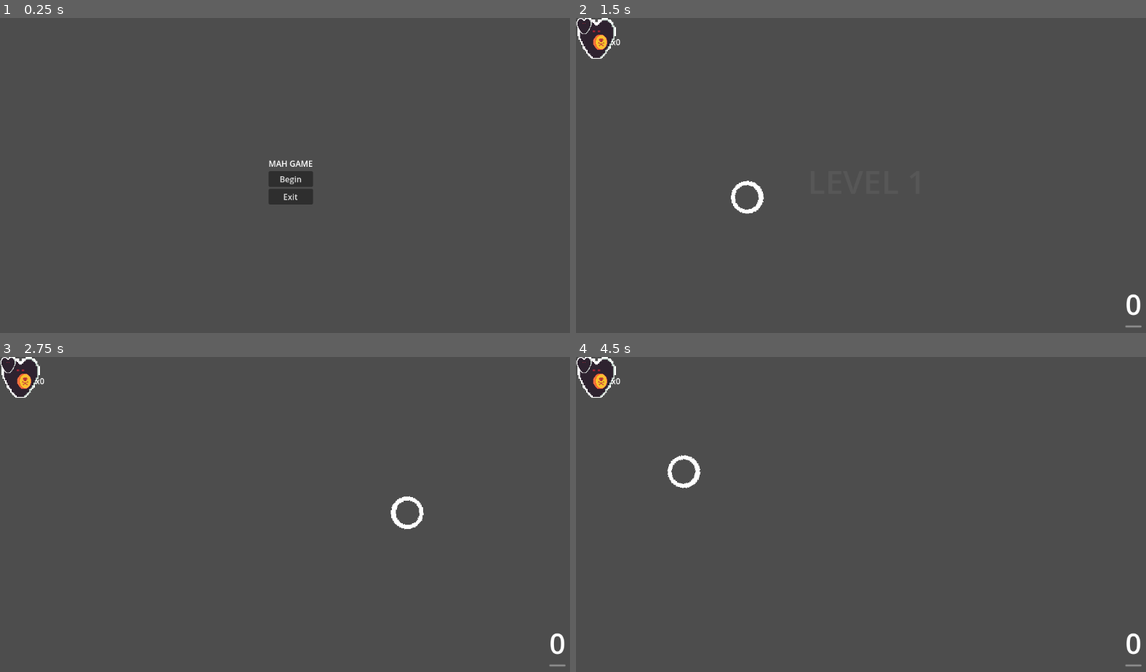
Above: before the commit, frames 1-4 (two rows, left to right).
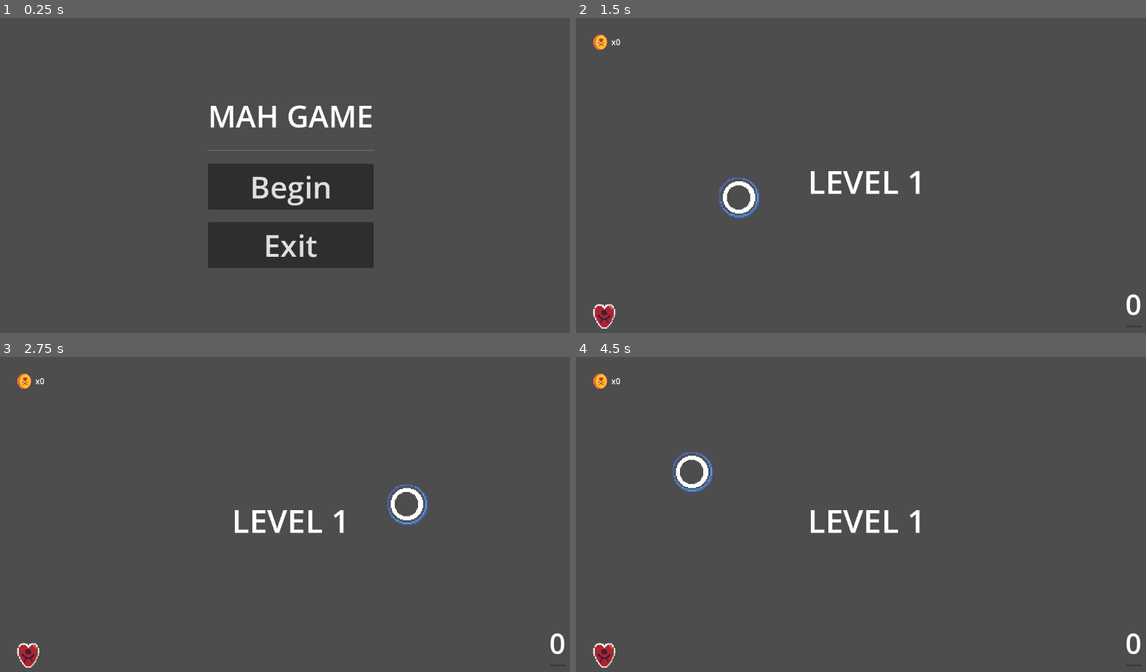
Above: after the commit, the same moments.

Repository: QuiescentTrip/Tavern-GameJam
Game: Godot game, scene res://Title.tscn
Same seed, same stepped clock (60 frames per second), same inputs: the game is played once before the commit and once after it. Sound files missing from this copy of the repository are replaced by a short silence.
Inputs (mouse positions are in pixels of both pictures, inside the frame that each line leads up to):
- Up to frame 1 (0.25 s): no input
- Up to frame 2 (1.5 s): click "Begin" at 0.5 s; move the mouse to (992, 166) at 1.27 s; hold D (right) from 1.28 s (still down); click (992, 166) at 1.35 s
- Up to frame 3 (2.75 s): tap Enter at 2 s; move the mouse to (176, 536) at 2.02 s; release D (right) at 2.03 s; hold S (down) from 2.03 s (still down); right-click (176, 536) at 2.1 s
- Up to frame 4 (4.5 s): tap Space at 2.75, 4.25 s; move the mouse to (923, 448) at 2.77 s; release S (down) at 2.78 s; hold D (right) 2.78-3.53 s; click (923, 448) at 2.85 s; tap Enter at 3.5 s; move the mouse to (838, 586) at 3.52 s; hold W (up) 3.53-4.28 s; right-click (838, 586) at 3.6 s; move the mouse to (1043, 568) at 4.27 s; hold A (left) from 4.28 s (still down); click (1043, 568) at 4.35 s

The runs differ from the first frame. In frame 1, 8.9% of the frame differs, in the area x 36-66%, y 27-80%; in frame 2, 1.9%; in frame 3, 1.9%; in frame 4, 2.0%.
Error after the commit: Parse Error: Function "_input" has the same name as a previously declared function. (res://Player/Player.gd:70)

Commit message:
gameover

Diff:
--- a/Godot/GUI/GUI.gd
+++ b/Godot/GUI/GUI.gd
@@ -8,6 +8,7 @@
 @onready var progress_label = $MarginContainer/VBoxContainer/HBoxContainer2/VBoxContainer/ProgressLabel
 @onready var bar = $MarginContainer/VBoxContainer/HBoxContainer2/VBoxContainer/ProgressBar
 @onready var level_label = $MarginContainer/CenterContainer/Level
+
 
 @onready var leveltimer = get_parent().get_node("LevelTimer")
 @onready var song_1 = get_parent().get_node("Music1")
@@ -43,8 +44,11 @@
 
 func _physics_process(_delta):
 	if GlobalVariables.paused:
-		leveltimer.stop()
+		leveltimer.paused = true
 		return
+	else:
+		leveltimer.paused = false
+
 	progress_label.text = str(int(leveltimer.time_left))
 	if player != null:
 		bar.value = player.shield
@@ -64,3 +68,4 @@
 			self.coins -= coins
 	else:
 		self.coins += coins
+	GlobalVariables.coins = self.coins
--- a/Godot/GUI/GUI.tscn
+++ b/Godot/GUI/GUI.tscn
@@ -1,8 +1,7 @@
-[gd_scene load_steps=4 format=3 uid="uid://c7b04mt1cd4ao"]
+[gd_scene load_steps=3 format=3 uid="uid://c7b04mt1cd4ao"]
 
 [ext_resource type="Texture2D" uid="uid://bnuqjn0m1qvje" path="res://sprites/coin.png" id="1_swf2a"]
 [ext_resource type="Script" path="res://GUI/GUI.gd" id="1_ut6e6"]
-[ext_resource type="PackedScene" uid="uid://ds0eon55ea5ir" path="res://GUI/Health_UI.tscn" id="3_yxki8"]
 
 [node name="GUI" type="CanvasLayer"]
 script = ExtResource("1_ut6e6")
@@ -50,9 +49,7 @@
 layout_mode = 2
 size_flags_horizontal = 8
 size_flags_vertical = 8
-theme_override_constants/separation = 964
-
-[node name="Health_UI" parent="MarginContainer/VBoxContainer/HBoxContainer2" instance=ExtResource("3_yxki8")]
+theme_override_constants/separation = 939
 
 [node name="VBoxContainer" type="VBoxContainer" parent="MarginContainer/VBoxContainer/HBoxContainer2"]
 layout_direction = 2
--- a/Godot/GUI/Health_UI.gd
+++ b/Godot/GUI/Health_UI.gd
@@ -3,18 +3,20 @@
 @onready var full_hearts = $Full_hearts
 @onready var empty_hearts = $Empty_hearts
 
-
 # Called when the node enters the scene tree for the first time.
 func _ready():
-	full_hearts.hide()
-	print(GlobalVariables.max_hearts)
-	#empty_hearts.size.x = 32 * GlobalVariables.max_hearts
-	#full_hearts.size.x = 32 * GlobalVariables.hearts
+	GlobalSignals.continued.connect(_continued)
+	empty_hearts.size.x = 32 * GlobalVariables.max_hearts
+	full_hearts.size.x = 32 * GlobalVariables.hearts
 	GlobalSignals.update_heart.connect(_update_hearts)
 
+func _continued():
+	full_hearts.show()
 
 func _update_hearts(hearts, negative):
 	if negative:
 		full_hearts.size.x -= 32 * hearts
-	if !negative:
+		if GlobalVariables.hearts - hearts == 0:
+			full_hearts.hide()
+	elif !negative:
 		full_hearts.size.x += 32 * hearts
--- a/Godot/GUI/Health_UI.tscn
+++ b/Godot/GUI/Health_UI.tscn
@@ -9,24 +9,20 @@
 
 [node name="Empty_hearts" type="TextureRect" parent="."]
 texture_filter = 1
-anchors_preset = 15
-anchor_right = 1.0
-anchor_bottom = 1.0
-offset_right = -1120.0
-offset_bottom = -616.0
-grow_horizontal = 2
-grow_vertical = 2
+offset_left = 32.0
+offset_top = 568.0
+offset_right = 64.0
+offset_bottom = 600.0
+scale = Vector2(1.5, 1.5)
 texture = ExtResource("2_wx20w")
 stretch_mode = 1
 
 [node name="Full_hearts" type="TextureRect" parent="."]
 texture_filter = 1
-anchors_preset = 15
-anchor_right = 1.0
-anchor_bottom = 1.0
-offset_right = -1120.0
-offset_bottom = -616.0
-grow_horizontal = 2
-grow_vertical = 2
+offset_left = 32.0
+offset_top = 568.0
+offset_right = 64.0
+offset_bottom = 600.0
+scale = Vector2(1.5, 1.5)
 texture = ExtResource("3_qqjwg")
 stretch_mode = 1
--- a/Godot/GUI/game_over.gd
+++ b/Godot/GUI/game_over.gd
@@ -10,3 +10,9 @@
 	if GlobalVariables.coins >= 10:
 		GlobalSignals.update_coins.emit(10, 1)
 		GlobalSignals.continued.emit()
+		GlobalSignals.resetglobal.emit()
+
+
+func _on_main_menu_pressed():
+	GlobalSignals.resetglobal.emit()
+	get_tree().change_scene_to_file("res://Title.tscn")
--- a/Godot/GUI/game_over.tscn
+++ b/Godot/GUI/game_over.tscn
@@ -28,7 +28,7 @@
 
 [node name="VBoxContainer" type="VBoxContainer" parent="PanelContainer/MarginContainer"]
 layout_mode = 2
-theme_override_constants/separation = 120
+theme_override_constants/separation = 110
 
 [node name="Label" type="Label" parent="PanelContainer/MarginContainer/VBoxContainer"]
 layout_mode = 2
@@ -54,5 +54,14 @@
 theme_override_font_sizes/font_size = 36
 text = "RESTART"
 
+[node name="CenterContainer2" type="CenterContainer" parent="PanelContainer/MarginContainer/VBoxContainer"]
+layout_mode = 2
+
+[node name="Main Menu" type="Button" parent="PanelContainer/MarginContainer/VBoxContainer/CenterContainer2"]
+layout_mode = 2
+theme_override_font_sizes/font_size = 36
+text = "MAIN MENU"
+
 [connection signal="pressed" from="PanelContainer/MarginContainer/VBoxContainer/CenterContainer/HBoxContainer/Continue" to="." method="_on_continue_pressed"]
 [connection signal="pressed" from="PanelContainer/MarginContainer/VBoxContainer/CenterContainer/HBoxContainer/Restart" to="." method="_on_restart_pressed"]
+[connection signal="pressed" from="PanelContainer/MarginContainer/VBoxContainer/CenterContainer2/Main Menu" to="." method="_on_main_menu_pressed"]
--- /dev/null
+++ b/Godot/Paused.tscn
@@ -0,0 +1,3 @@
+[gd_scene format=3 uid="uid://cbcseiv0kv7h5"]
+
+[node name="Paused" type="Node2D"]
--- a/Godot/Player/Player.gd
+++ b/Godot/Player/Player.gd
@@ -7,8 +7,6 @@
 
 var team = 0
 var speed = 500
-var coins = 0
-
 var empty = true
 var shielded = false
 var invincible = false
@@ -17,14 +15,16 @@
 @onready var AnimatedSprite = $AnimatedSprite2D
 @onready var end = $Marker2D
 var bullet = preload("res://bullet.tscn")
+var pause_screen = preload("res://Paused.tscn")
 
 var _velocity := Vector2.ZERO
 
 func _ready():
-	GlobalVariables.max_hearts = 2
-	GlobalVariables.hearts = 2
 	$Sprite2D.visible = not $Sprite2D.visible
 
+func _input(event):
+	if event.is_action_pressed("escape") and !GlobalVariables.paused:
+		get_parent().add_child()
 
 func _physics_process(_delta: float) -> void:
 	if GlobalVariables.paused == true:
--- a/Godot/Signal/GlobalSignals.gd
+++ b/Godot/Signal/GlobalSignals.gd
@@ -15,3 +15,5 @@
 signal levelchange()
 
 signal shop()
+
+signal resetglobal()
--- a/Godot/Signal/GlobalVariables.gd
+++ b/Godot/Signal/GlobalVariables.gd
@@ -5,3 +5,15 @@
 var level = 1
 var coins = 0
 var paused = false
+var deaths = 0
+
+func _ready():
+	GlobalSignals.resetglobal.connect(_resetglobal)
+
+func _resetglobal():
+	hearts = 1
+	max_hearts = 1
+	level = 1
+	coins = 0
+	paused = false
+	deaths = 0
--- a/Godot/Title.tscn
+++ b/Godot/Title.tscn
@@ -32,22 +32,26 @@
 layout_mode = 2
 size_flags_horizontal = 4
 size_flags_vertical = 4
+theme_override_constants/separation = 25
 
 [node name="Label" type="Label" parent="CanvasLayer/Control/MarginContainer/VBoxContainer"]
 layout_mode = 2
+theme_override_font_sizes/font_size = 60
 text = "MAH GAME"
 
-[node name="VBoxContainer2" type="VBoxContainer" parent="CanvasLayer/Control/MarginContainer/VBoxContainer"]
+[node name="HSeparator" type="HSeparator" parent="CanvasLayer/Control/MarginContainer/VBoxContainer"]
 layout_mode = 2
 
-[node name="Play" type="Button" parent="CanvasLayer/Control/MarginContainer/VBoxContainer/VBoxContainer2"]
+[node name="Play" type="Button" parent="CanvasLayer/Control/MarginContainer/VBoxContainer"]
 layout_mode = 2
+theme_override_font_sizes/font_size = 60
 text = "Begin"
 
-[node name="Quit" type="Button" parent="CanvasLayer/Control/MarginContainer/VBoxContainer/VBoxContainer2"]
+[node name="Quit" type="Button" parent="CanvasLayer/Control/MarginContainer/VBoxContainer"]
 layout_mode = 2
+theme_override_font_sizes/font_size = 60
 text = "Exit"
 script = ExtResource("1_dyac6")
 
-[connection signal="pressed" from="CanvasLayer/Control/MarginContainer/VBoxContainer/VBoxContainer2/Play" to="CanvasLayer/Control/MarginContainer/VBoxContainer/VBoxContainer2/Quit" method="_on_button_pressed"]
-[connection signal="pressed" from="CanvasLayer/Control/MarginContainer/VBoxContainer/VBoxContainer2/Quit" to="CanvasLayer/Control/MarginContainer/VBoxContainer/VBoxContainer2/Quit" method="_on_pressed"]
+[connection signal="pressed" from="CanvasLayer/Control/MarginContainer/VBoxContainer/Play" to="CanvasLayer/Control/MarginContainer/VBoxContainer/Quit" method="_on_button_pressed"]
+[connection signal="pressed" from="CanvasLayer/Control/MarginContainer/VBoxContainer/Quit" to="CanvasLayer/Control/MarginContainer/VBoxContainer/Quit" method="_on_pressed"]
--- a/Godot/World.gd
+++ b/Godot/World.gd
@@ -17,11 +17,12 @@
 
 
 func _ondeath():
+	song_1.stream_paused = true
 	GlobalVariables.paused = true
 	add_child(gameover)
 
 func _continued():
-	GlobalVariables.coins -= 10
+	song_1.stream_paused = false
 	GlobalVariables.hearts = 1
 	GlobalVariables.paused = false
 	remove_child(gameover)
--- a/Godot/World.tscn
+++ b/Godot/World.tscn
@@ -28,15 +28,6 @@
 [node name="World" type="Node2D"]
 position = Vector2(1029, 1118)
 script = ExtResource("1_kwgfm")
-
-[node name="CanvasLayer" type="CanvasLayer" parent="."]
-
-[node name="Health_UI" parent="CanvasLayer" instance=ExtResource("8_rty4m")]
-offset_left = 79.0
-offset_top = 571.0
-offset_right = 79.0
-offset_bottom = 571.0
-scale = Vector2(2.53937, 2.53937)
 
 [node name="GUI" parent="." instance=ExtResource("2_xk73r")]
 
@@ -75,4 +66,6 @@
 
 [node name="LevelTimer" type="Timer" parent="."]
 
+[node name="Health_UI" parent="." instance=ExtResource("8_rty4m")]
+
 [connection signal="timeout" from="enemy_manager/Timer" to="enemy_manager" method="_on_timer_timeout"]
--- a/Godot/enemy_manager.gd
+++ b/Godot/enemy_manager.gd
@@ -10,13 +10,11 @@
 var ypos = round(865.9188)
 var rng = RandomNumberGenerator.new()
 
-func _ready():
-	pass # Replace with function body.
-
-
-# Called every frame. 'delta' is the elapsed time since the previous frame.
-func _process(delta):
-	pass
+func _physics_process(delta):
+	if GlobalVariables.paused:
+		$Timer.paused = true
+	else:
+		$Timer.paused = false
 
 
 func _on_timer_timeout():
--- a/Godot/project.godot
+++ b/Godot/project.godot
@@ -23,6 +23,7 @@
 [display]
 
 window/stretch/mode="viewport"
+window/stretch/aspect="expand"
 
 [input]
 
@@ -56,6 +57,11 @@
 "events": [Object(InputEventMouseButton,"resource_local_to_scene":false,"resource_name":"","device":-1,"window_id":0,"a …(257 unchanged characters)…
 ]
 }
+escape={
+"deadzone": 0.5,
+"events": [Object(InputEventKey,"resource_local_to_scene":false,"resource_name":"","device":-1,"window_id":0,"alt_pressed":false,"shift_pressed":false,"ctrl_pressed":false,"meta_pressed":false,"pressed":false,"keycode":0,"physical_keycode":4194305,"key_label":0,"unicode":0,"echo":false,"script":null)
+]
+}
 
 [rendering]
 
